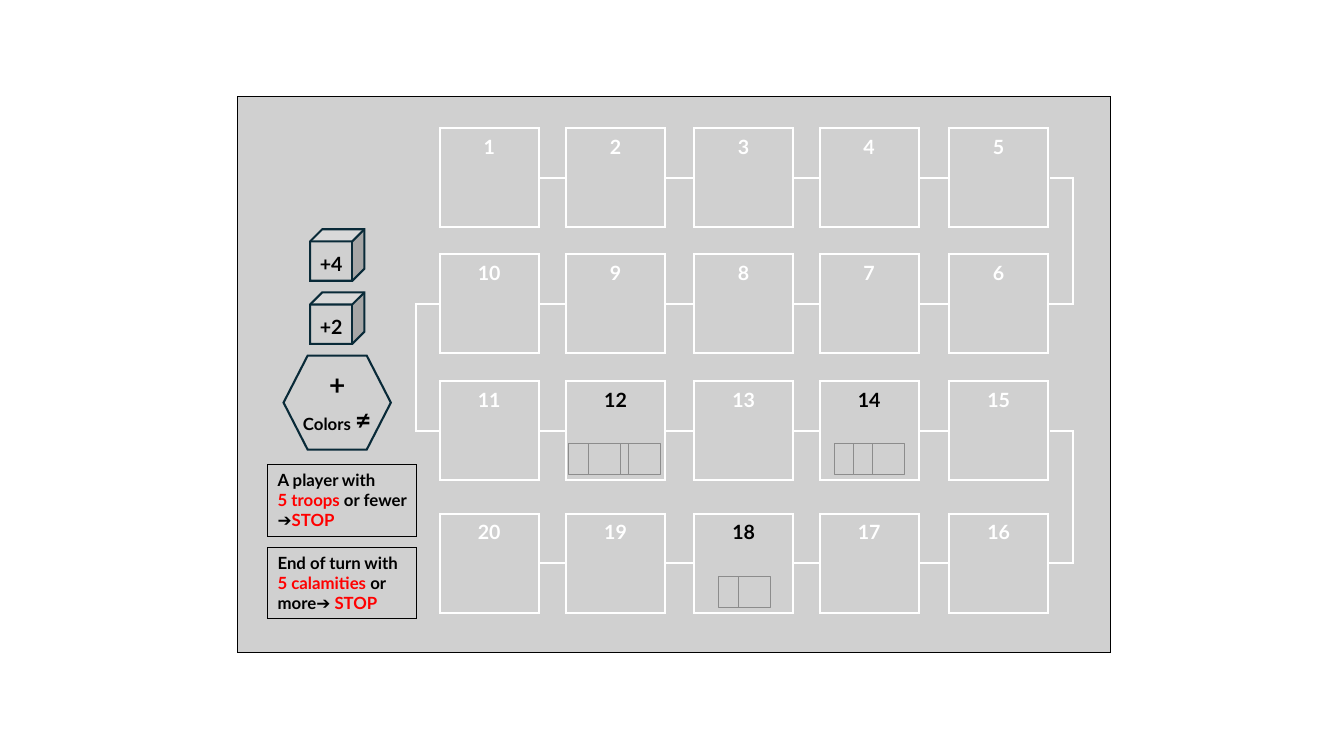
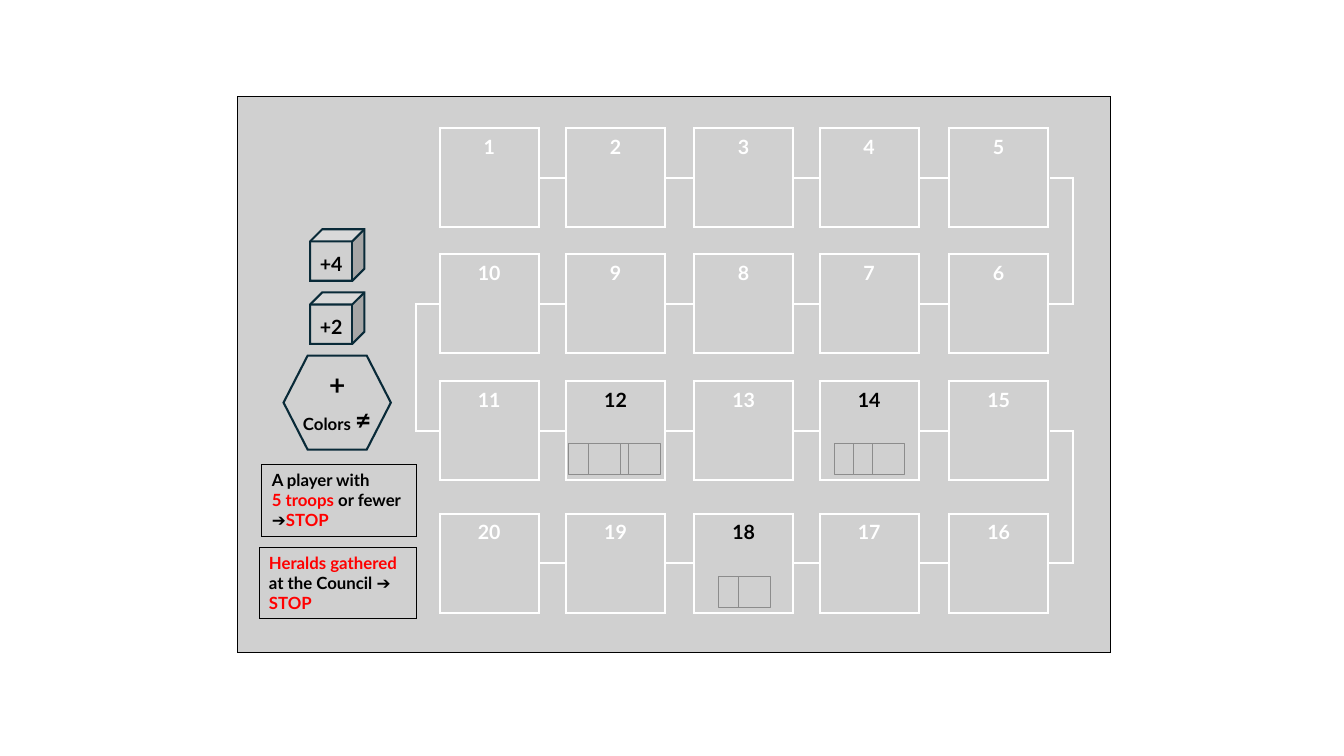
Before and after one commit to LucasBorboleta/Terre-de-Barons, a slide deck: slide 1 of pictures/Score-Track-en/Design-Score-Track.pptx. Drawn at 1344x756 pixels with LibreOffice and Linux fonts; fonts in the diff are those of the drawing; grey boxes stand for pictures. Boxes give left, top, right and bottom in pixels: in the first picture for what was removed or moved away, otherwise in the second. Text is boxed around its words. In the diff, an @@ line names an element or a change of style, - is before the commit and + after.

```diff
--- a/pictures/Score-Track-en/Design-Score-Track.pptx
+++ b/pictures/Score-Track-en/Design-Score-Track.pptx
@@ picture "A player with 5 troops ...": place and size @@
-picture "A player with 5 troops ..." at bbox=[268, 465, 417, 536]
+picture "A player with 5 troops ..." at bbox=[262, 465, 417, 536]
@@ picture "Heralds gathered at the Council ...": place and size @@
-picture "Heralds gathered at the Council ..." at bbox=[268, 547, 417, 619]
+picture "Heralds gathered at the Council ..." at bbox=[259, 547, 417, 619]
@@ text in picture at bbox=[269, 556, 396, 609]: text changed; text colour #000000 to #FF0000 @@
-End of turn with 5 calamities or more➔ STOP
+Heralds gathered at the Council ➔ STOP
```
Also in this commit, not shown: 2 other files.
